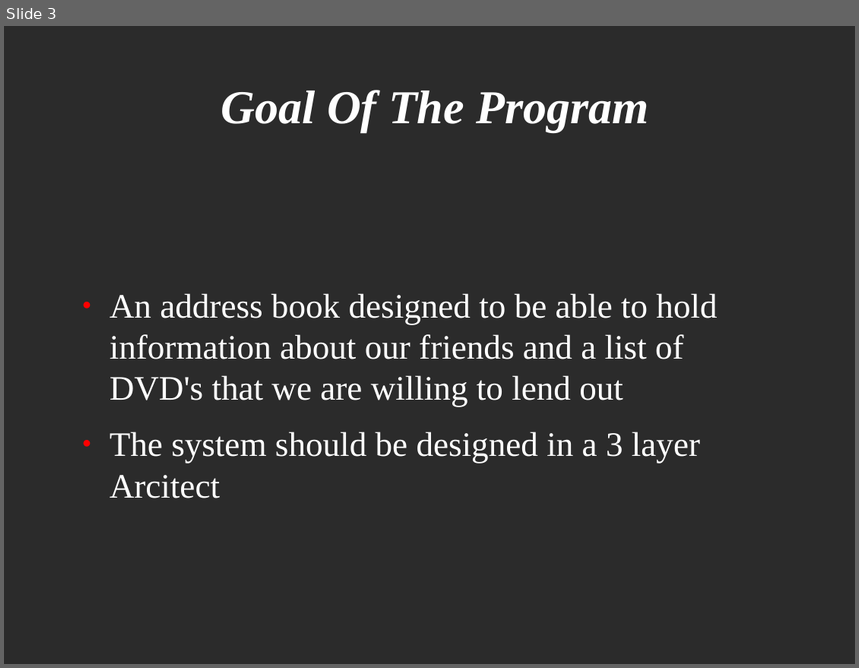
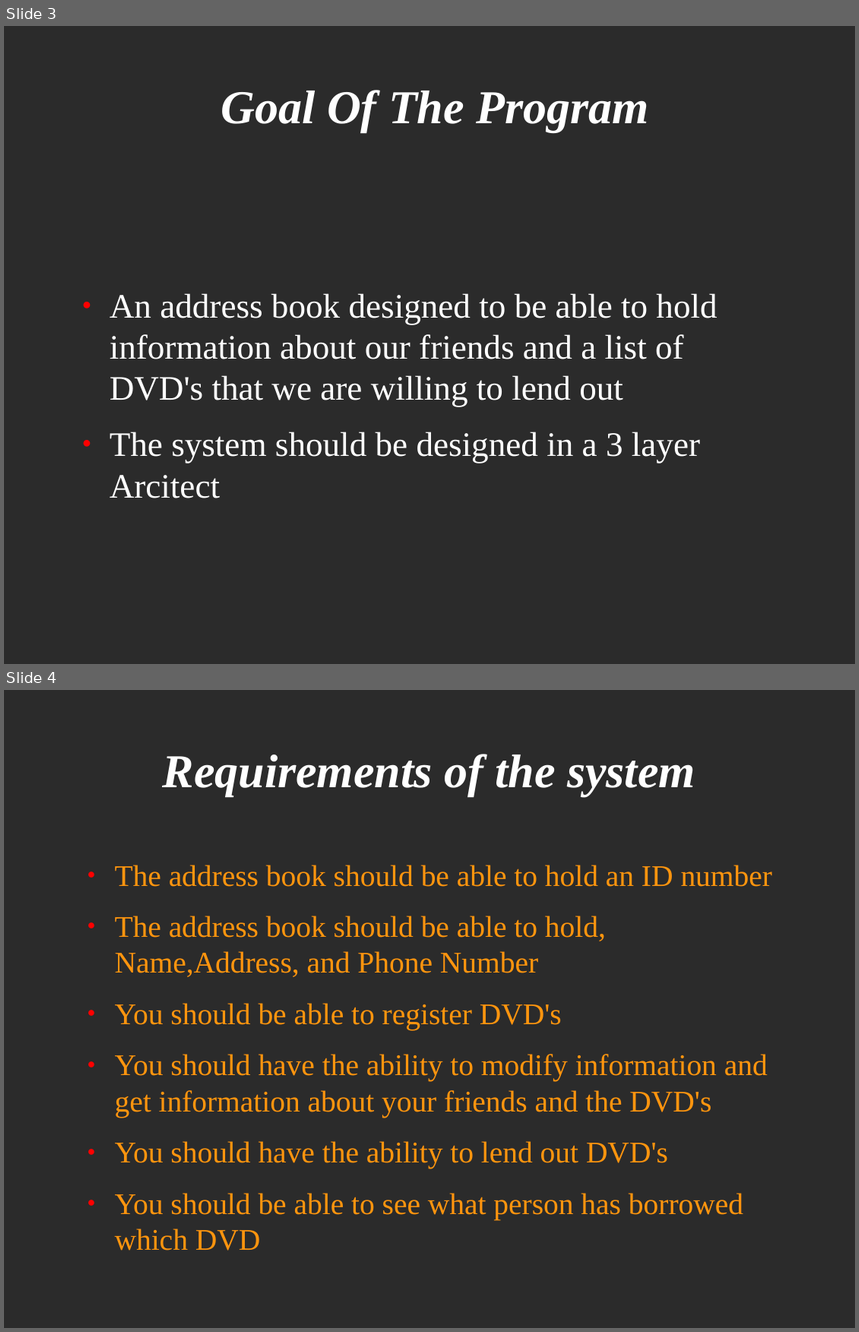
Before and after one commit to CSharkie/ucn-workshop-design-dm83-group2, a slide deck: Workshop group 2.odp. Shown one above the other, each under a label of ours: slide 3 before the commit, slides 3 and 4 after it. The pictures are 859x668 and 859x1332 pixels, drawn with LibreOffice and Linux fonts; fonts in the diff are those of the drawing; background and template pictures are left out; a plain dark background stands for a picture behind light text. Boxes give left, top, right and bottom in pixels: in the first picture for what was removed or moved away, otherwise in the second. Text is boxed around its words. In the diff, an @@ line names an element or a change of style, - is before the commit and + after.

```diff
--- a/Workshop group 2.odp
+++ b/Workshop group 2.odp
@@ slide 4 added at box(4, 690, 855, 1328), background picture (left out) @@
@@ title added at box(163, 754, 696, 796), 44 pt, text #FFFFFF, bold, italic @@
+Requirements of the system
@@ text added at box(115, 865, 772, 1251), 28 pt, text #FF950E @@
+● The address book should be able to hold an ID number
+● The address book should be able to hold, Name,Address, and Phone Number
+● You should be able to register DVD's
+● You should have the ability to modify information and get information about your friends and the DVD's
+● You should have the ability to lend out DVD's
+● You should be able to see what person has borrowed which DVD
```
Also in this commit, not shown: 2 slides changed, 8 other slides added, 2 slides removed, 3 other files.
